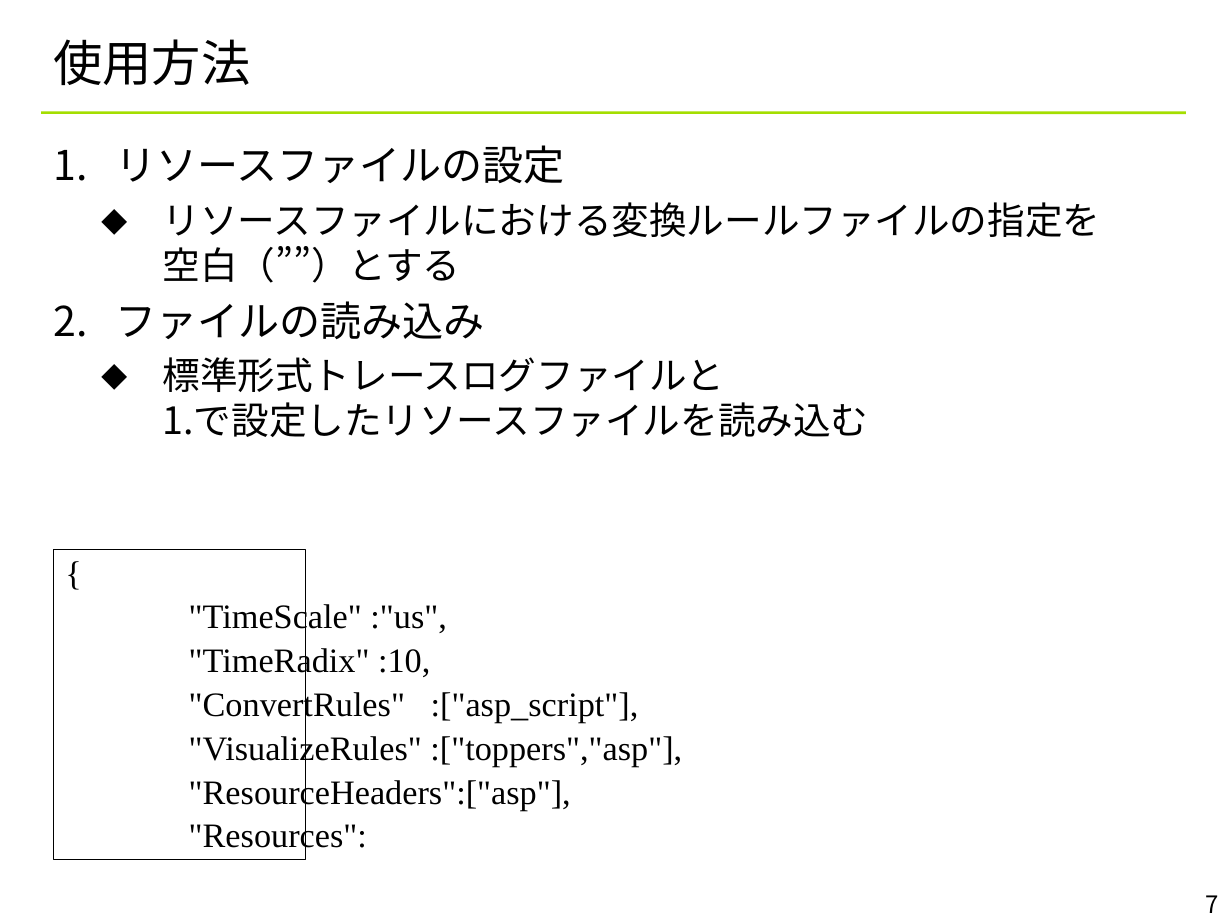
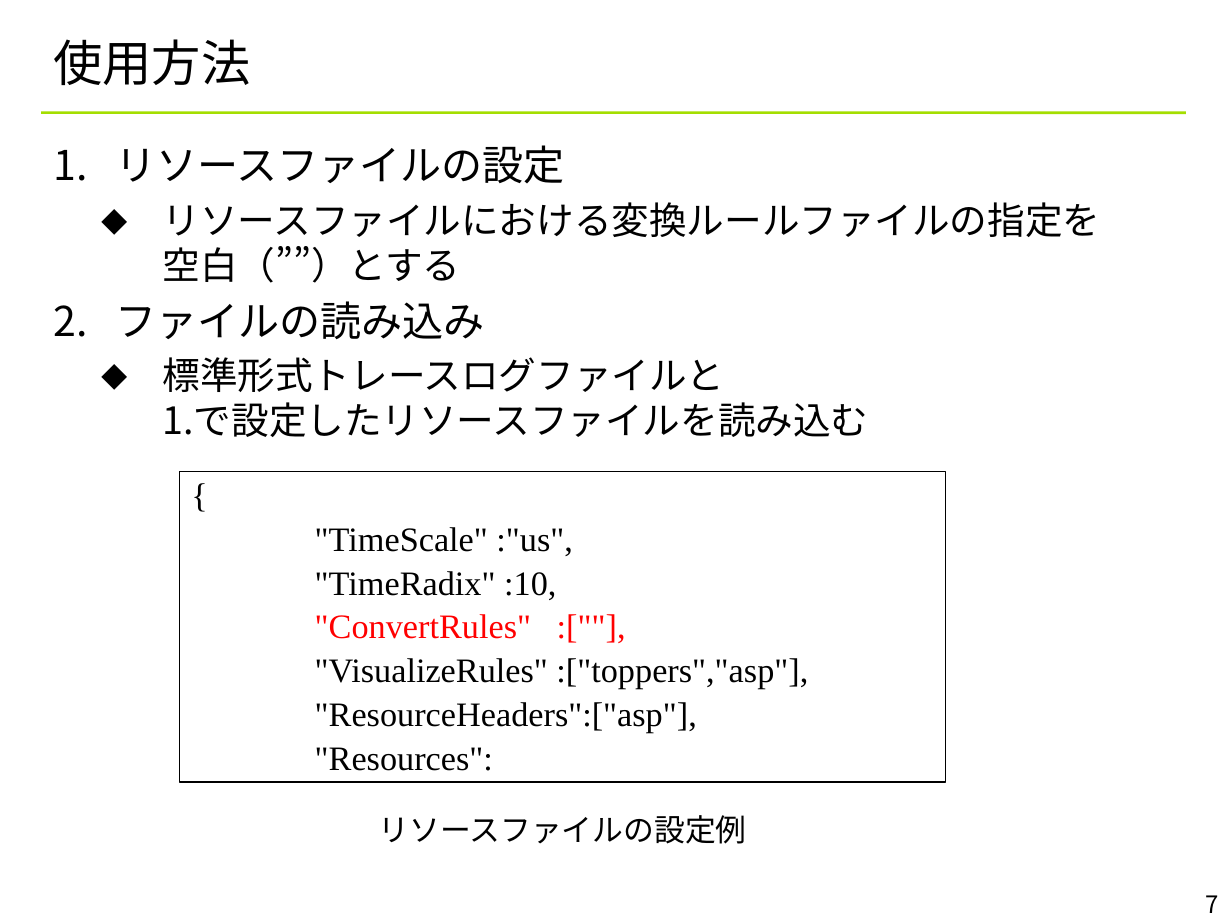
Before and after one commit to YixiaoLi/tlv4mc, a slide deck: slide 7 of doc/converter_manual.pptx. Drawn at 1232x924 pixels with LibreOffice and Linux fonts; fonts in the diff are those of the drawing; background and template pictures are left out. Boxes give left, top, right and bottom in pixels: in the first picture for what was removed or moved away, otherwise in the second. Text is boxed around its words. In the diff, an @@ line names an element or a change of style, - is before the commit and + after.

```diff
--- a/doc/converter_manual.pptx
+++ b/doc/converter_manual.pptx
@@ rectangle "{": place and size @@
-rectangle "{" at <box>53,549,306,860</box>
+rectangle "{" at <box>180,472,946,782</box>
@@ text in rectangle at <box>315,614,531,639</box>: text changed; text colour #000000 to #FF0000 @@
-"ConvertRules" :["asp_script"],
+"ConvertRules" :[""],
@@ text added at <box>379,815,747,844</box>, 18 pt, text #000000 @@
+リソースファイルの設定例
```
Also in this commit, not shown: 5 other slides changed.
